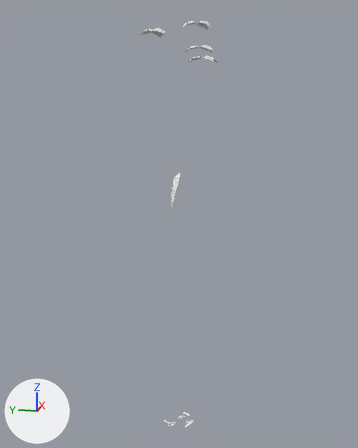
The OBJ model game/assets/models/plants/SM_Plant_StranglerFigEnveloping_Leaf_LOD1.obj, before and after one commit.
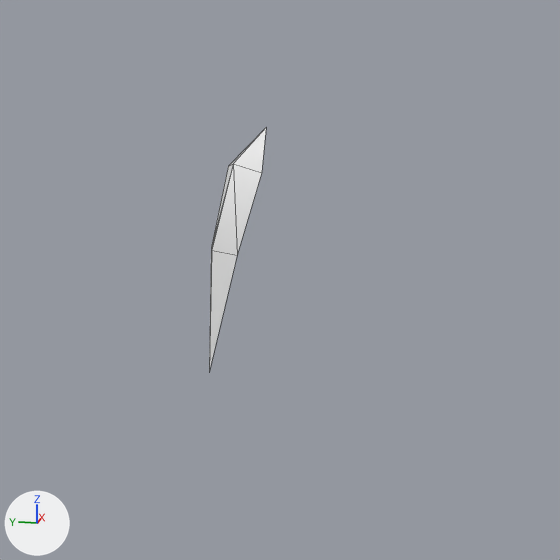
Old and new are each drawn whole from a 50 mm camera at (-31.82, -6.28, 23.0) aimed at (1.01, 0.29, 14.8) and again close up on the part from 38% to 64% of the width and 34% to 54% of the height. Arrows for +X, +Y and +Z are at lower left; the lights stay in place. The first two pictures are the older version. The close-ups show mesh edges as thin lines. Where no turn or scale is listed for an object, it has been applied to the vertices. Vertices at exactly the same position are counted once.

In view in the first close-up: 'SM_Plant_StranglerFigEnveloping_Leaf_LOD1'.
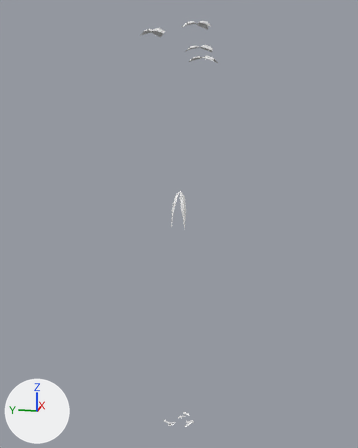
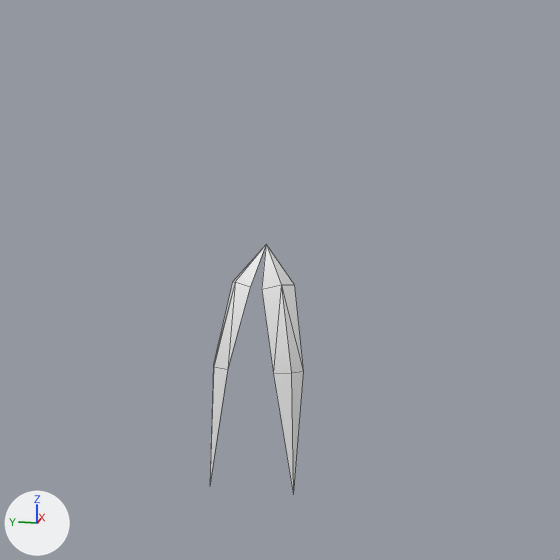
Changed parts and their boxes (x1, y1, x2, y2) in the close-ups (560 x 560 px):
'SM_Plant_StranglerFigEnveloping_Leaf_LOD1', reshaped: before (209, 128, 266, 371); after (210, 244, 303, 494)

The edits, one by one:
me_sm_plant_stranglerfigenveloping_leaf_lod1 is used by ob_sm_plant_stranglerfigenveloping_leaf_lod1; location (0.0, 0.0, 0.0).
Verts and faces of me_sm_plant_stranglerfigenveloping_leaf_lod1; kept vertices keep their numbers, new ones are numbered from 128.
Before the commit, vertices of me_sm_plant_stranglerfigenveloping_leaf_lod1: 120 (0.0, 0.0, 18.6) at pixel (266, 127), 121 (0.0, 0.4, 18.2) at pixel (228, 166), 122 (-0.3, 0.3, 18.2) at pixel (233, 163), 123 (-0.4, 0.0, 18.2) at pixel (261, 172), 124 (-0.2, 0.6, 17.3) at pixel (211, 247).
Before the commit, vertices of me_sm_plant_stranglerfigenveloping_leaf_lod1: 125 (-0.5, 0.5, 17.4) at pixel (211, 250), 126 (-0.6, 0.2, 17.3) at pixel (237, 255), 127 (-0.5, 0.5, 16.0) at pixel (209, 372).
me_sm_plant_stranglerfigenveloping_leaf_lod1 had 128 vertices, 120 faces and spanned x -0.7..2.3, y -2.1..2.7, z -0.1..28.0.
me_sm_plant_stranglerfigenveloping_leaf_lod1 now has 135 vertices, 128 faces and spans x -0.7..2.3, y -2.1..2.7, z -0.1..28.0.
Part 1, on me_sm_plant_stranglerfigenveloping_leaf_lod1:
Vertices deleted: 120 (with the faces that use them).
Vertex 121 moves to (-0.1, 0.3, 16.9), pixel (232, 282).
Vertex 122 moves to (-0.3, 0.3, 17.0), pixel (235, 281).
Vertex 127 moves to (-0.5, 0.5, 14.8).
Vertex 123 moves to (-0.4, 0.1, 17.0), pixel (250, 286).
Vertex 126 moves to (-0.6, 0.3, 16.1), pixel (227, 369).
Vertex 124 moves to (-0.3, 0.5, 16.1), pixel (213, 364).
Vertex 125 moves to (-0.5, 0.5, 16.1), pixel (213, 366).
New vertex 128 is at (0.0, 0.0, 17.4), pixel (266, 244).
New vertex 129 is at (-0.3, 0.0, 16.9), pixel (261, 289).
New vertex 130 is at (-0.3, -0.2, 17.0), pixel (281, 284).
New vertex 131 is at (-0.2, -0.3, 17.0), pixel (294, 284).
New vertex 132 is at (-0.5, -0.2, 16.1), pixel (273, 373).
New vertex 133 is at (-0.5, -0.4, 16.1), pixel (291, 372).
New vertex 134 is at (-0.4, -0.5, 16.1), pixel (303, 371).
New vertex 135 is at (-0.6, -0.4, 14.8), pixel (293, 494).
New faces: (121, 122, 128), (122, 123, 128), (128, 129, 130), (128, 130, 131), (129, 132, 130), (130, 134, 131).
New faces: (132, 135, 133), (133, 135, 134), (130, 132, 133), (130, 133, 134).
